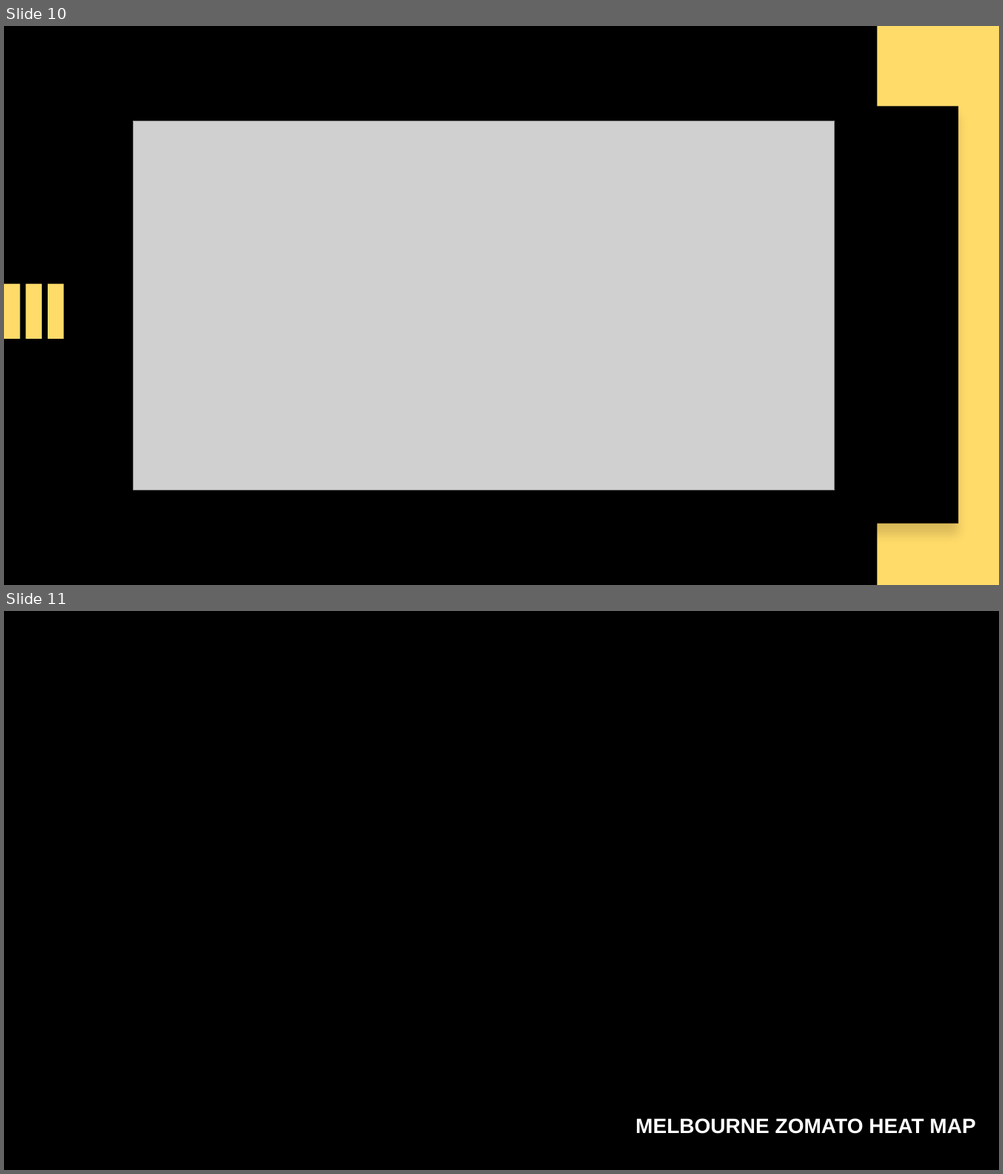
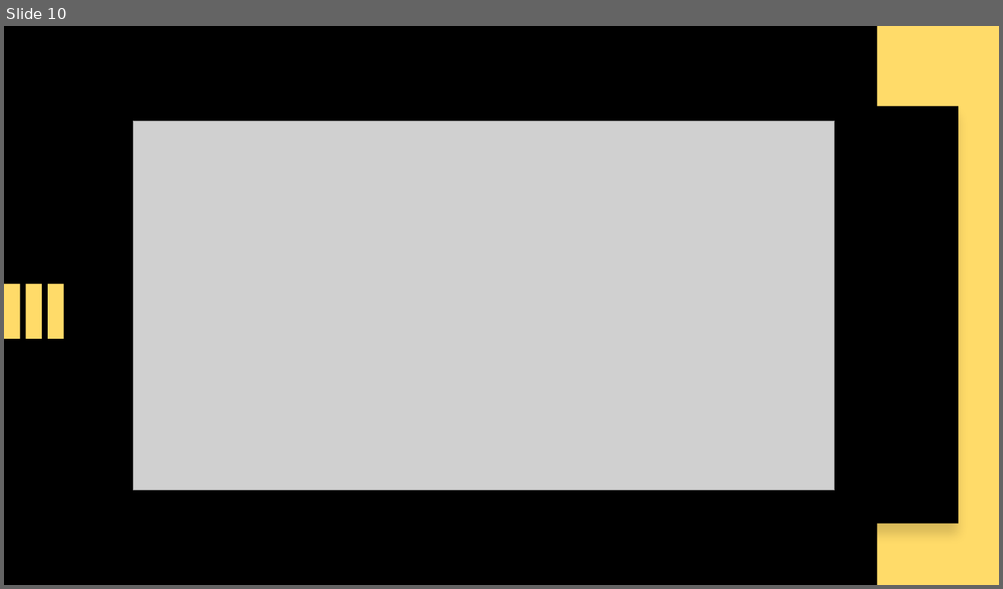
Before and after one commit to bradsmith87/group-project-1, a slide deck: GROUP PROJECT ONE.pptx. Shown one above the other, each under a label of ours: slides 10 and 11 before the commit, slide 10 after it. The pictures are 1003x1174 and 1003x589 pixels, drawn with LibreOffice and Linux fonts; fonts in the diff are those of the drawing; grey boxes stand for pictures; background and template pictures are left out. Boxes give left, top, right and bottom in pixels: in the first picture for what was removed or moved away, otherwise in the second. Text is boxed around its words. In the diff, an @@ line names an element or a change of style, - is before the commit and + after.

Commit message:
Update PP

```diff
--- a/GROUP PROJECT ONE.pptx
+++ b/GROUP PROJECT ONE.pptx
@@ slide 11 removed at [4,611,999,1170], background picture (left out) @@
@@ text removed at [635,1119,975,1134] @@
-MELBOURNE ZOMATO HEAT MAP
```
Also in this commit, not shown: 3 slides added, 2 other slides removed.
